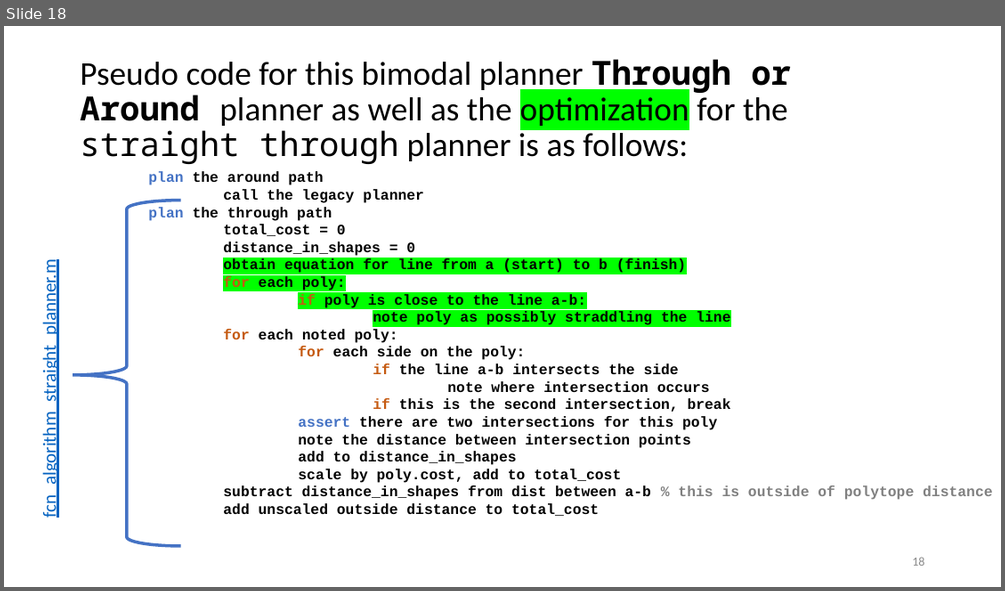
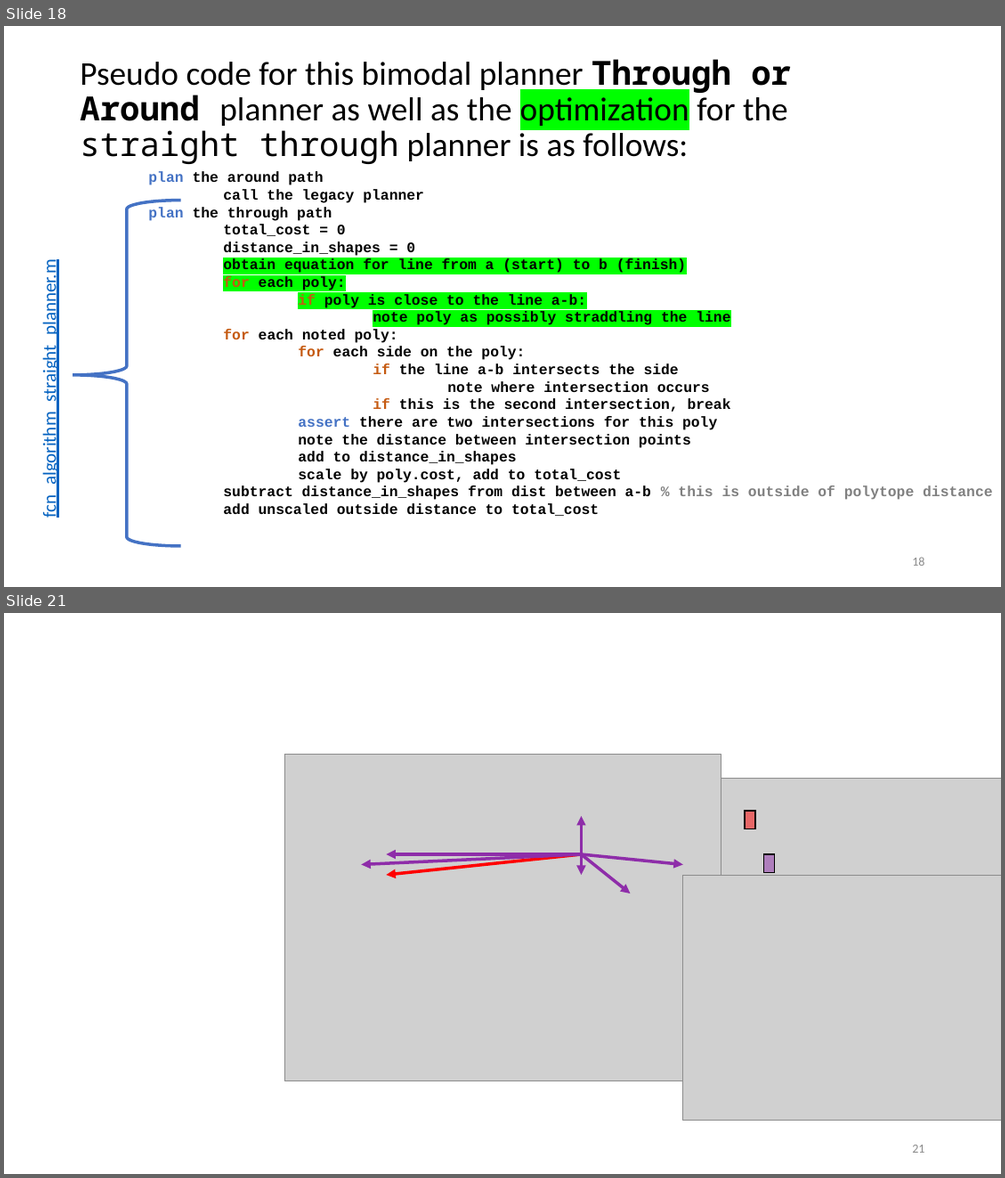
Before and after one commit to ivsg-psu/PathPlanning_GridFreePathPlanners_BoundedAStar, a slide deck: Documentation/bounded_astar_documentation.pptx. Shown one above the other, each under a label of ours: slide 18 before the commit, slides 18 and 21 after it; the slides between them are not shown. The pictures are 1005x591 and 1005x1178 pixels, drawn with LibreOffice and Linux fonts; fonts in the diff are those of the drawing; grey boxes stand for pictures. Boxes give left, top, right and bottom in pixels: in the first picture for what was removed or moved away, otherwise in the second. Text is boxed around its words. In the diff, an @@ line names an element or a change of style, - is before the commit and + after.

```diff
--- a/Documentation/bounded_astar_documentation.pptx
+++ b/Documentation/bounded_astar_documentation.pptx
@@ slide 21 added at bbox=[4, 613, 1001, 1174], background #FFFFFF @@
@@ picture added at bbox=[284, 754, 720, 1081] @@
@@ picture added at bbox=[684, 779, 1001, 1069] @@
@@ arrow added from (582, 854) to (582, 816), #8E2DA9 3 pt @@
@@ rectangle added at bbox=[744, 811, 755, 829], fill #FF0000 at 50% opacity, outline #000000 1 pt @@
@@ arrow added from (582, 854) to (362, 864), #8E2DA9 3 pt @@
@@ arrow added from (582, 854) to (386, 875), #FF0000 3 pt @@
@@ arrow added from (582, 854) to (386, 854), #8E2DA9 3 pt @@
@@ arrow added from (582, 854) to (582, 875), #8E2DA9 3 pt @@
@@ arrow added from (582, 854) to (631, 893), #8E2DA9 3 pt @@
@@ arrow added from (582, 854) to (683, 864), #8E2DA9 3 pt @@
@@ picture added at bbox=[683, 875, 1001, 1119] @@
@@ rectangle added at bbox=[764, 854, 774, 873], fill #8E2DA9 at 50% opacity, outline #000000 1 pt @@
@@ page number added at bbox=[912, 1144, 924, 1152], 12 pt, text #8C8C8C @@
+21
```
Also in this commit, not shown: 7 other slides added, 2 other files.
